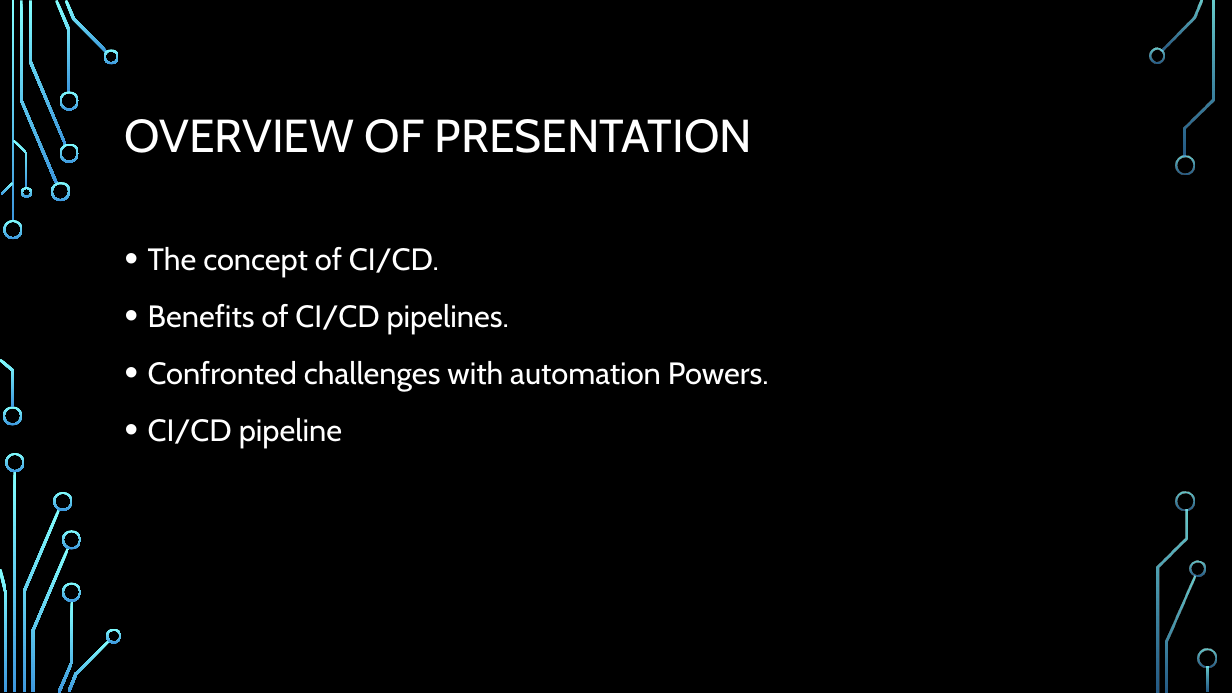
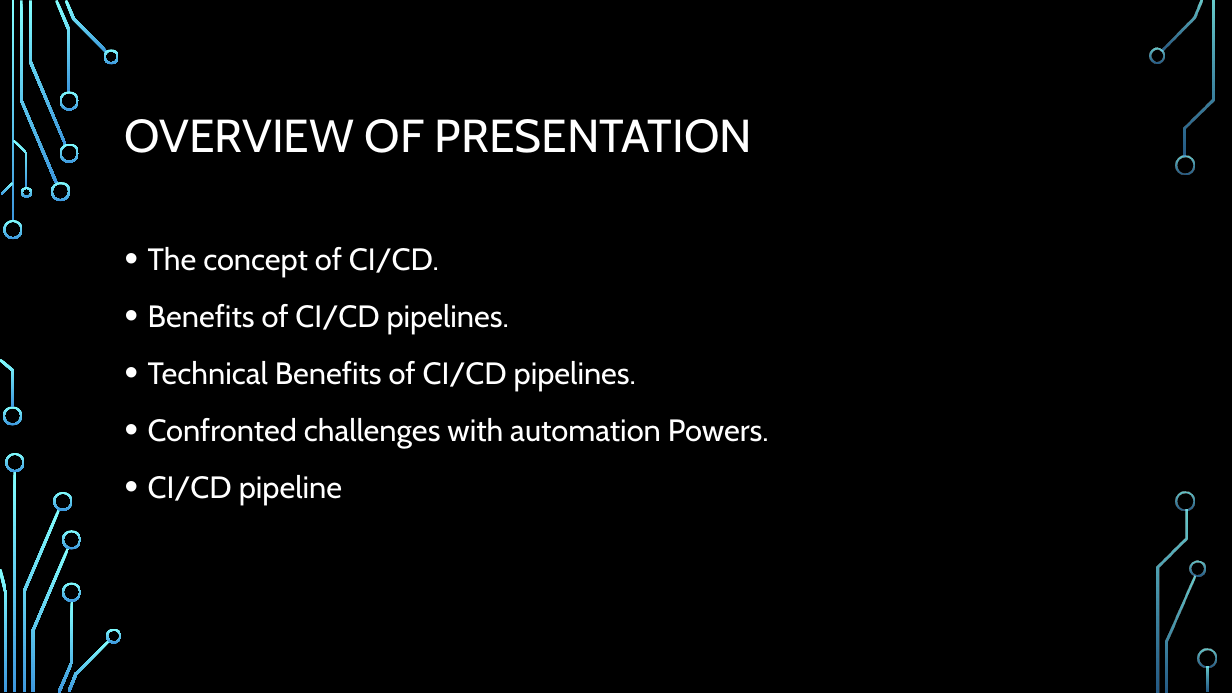
Before and after one commit to MrPoP/cdond-c3-projectstarter, a slide deck: slide 2 of Presentation.pptx. Drawn at 1232x693 pixels with LibreOffice and Linux fonts; fonts in the diff are those of the drawing; background and template pictures are left out. Boxes give left, top, right and bottom in pixels: in the first picture for what was removed or moved away, otherwise in the second. Text is boxed around its words. In the diff, an @@ line names an element or a change of style, - is before the commit and + after.

```diff
--- a/Presentation.pptx
+++ b/Presentation.pptx
@@ text at [148, 361, 636, 391]: paragraph added @@
+• Technical Benefits of CI/CD pipelines.
```
Also in this commit, not shown: 1 slide added, 3 other files.
